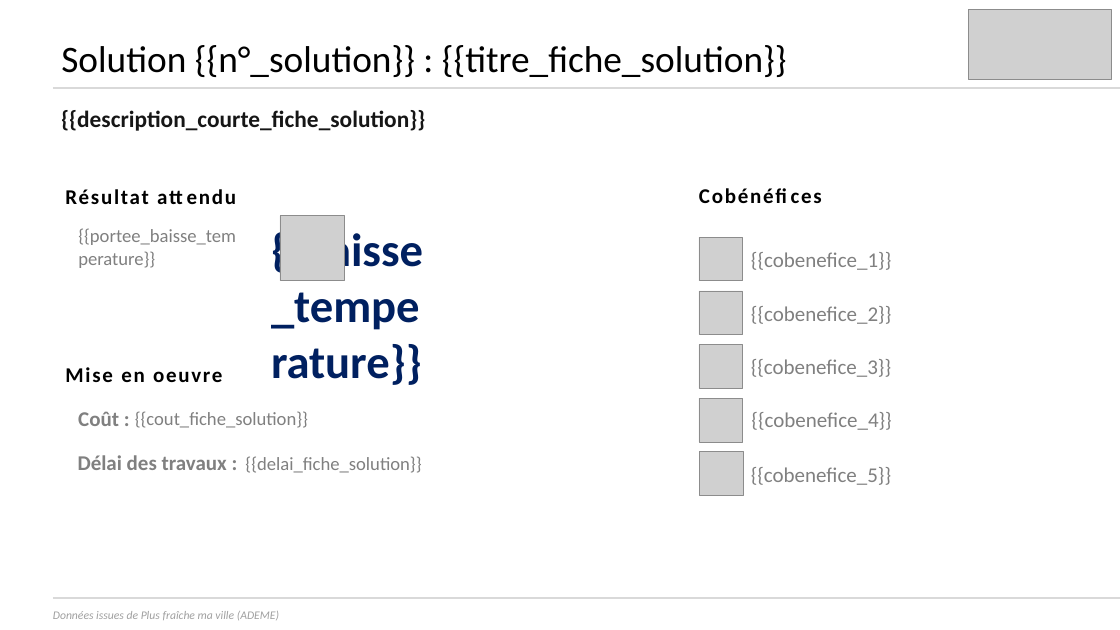
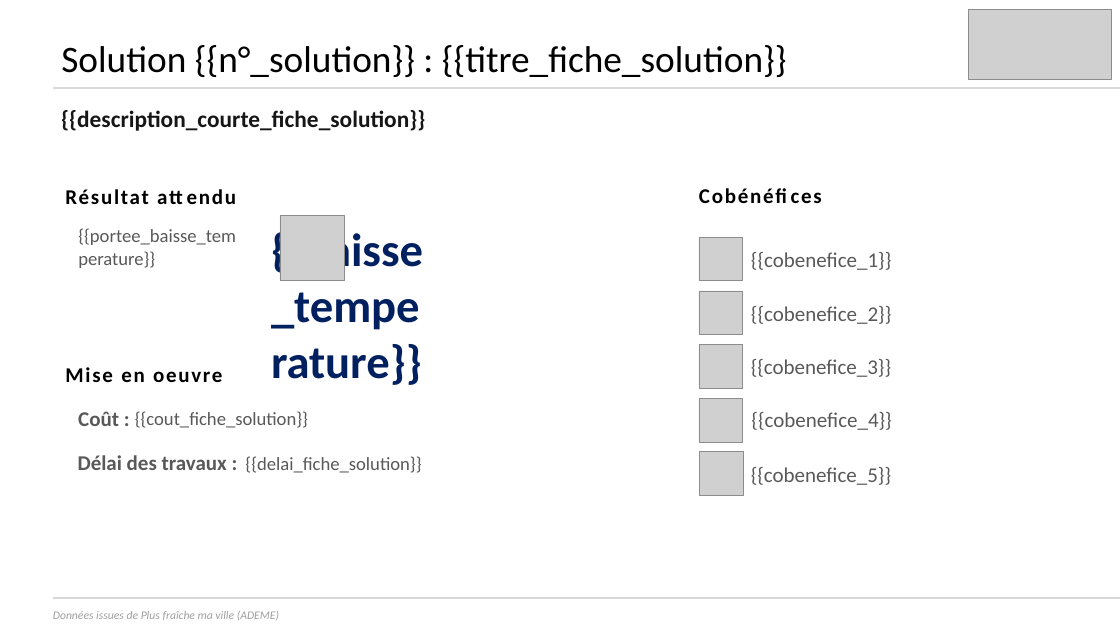
Before and after one commit to incubateur-ademe/plusfraichemaville-site, a slide deck: slide 3 of public/templates/template_synthese_projet.pptx. Drawn at 1120x630 pixels with LibreOffice and Linux fonts; fonts in the diff are those of the drawing; grey boxes stand for pictures. Boxes give left, top, right and bottom in pixels: in the first picture for what was removed or moved away, otherwise in the second. Text is boxed around its words. In the diff, an @@ line names an element or a change of style, - is before the commit and + after.

```diff
--- a/public/templates/template_synthese_projet.pptx
+++ b/public/templates/template_synthese_projet.pptx
@@ text colour #808080 to #595959 in 10 elements at [78, 411, 119, 426], [751, 252, 891, 270], [751, 306, 891, 324], [751, 359, 891, 377], [751, 412, 891, 430], [751, 467, 891, 485], [78, 455, 227, 470], [245, 456, 421, 473], [135, 411, 308, 428], [78, 228, 236, 245] @@
```
Also in this commit, not shown: 1 other slide changed, 2 other files.
